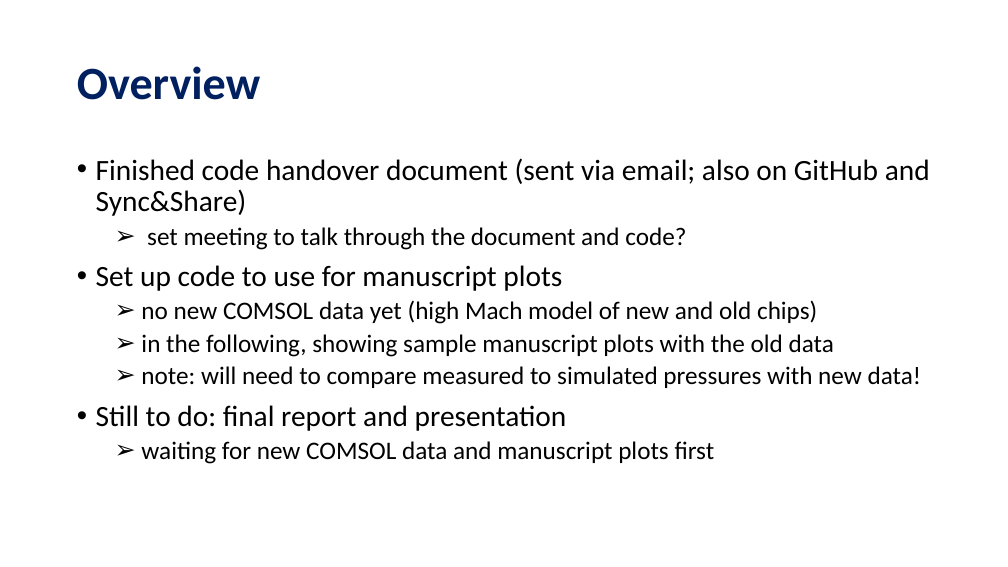
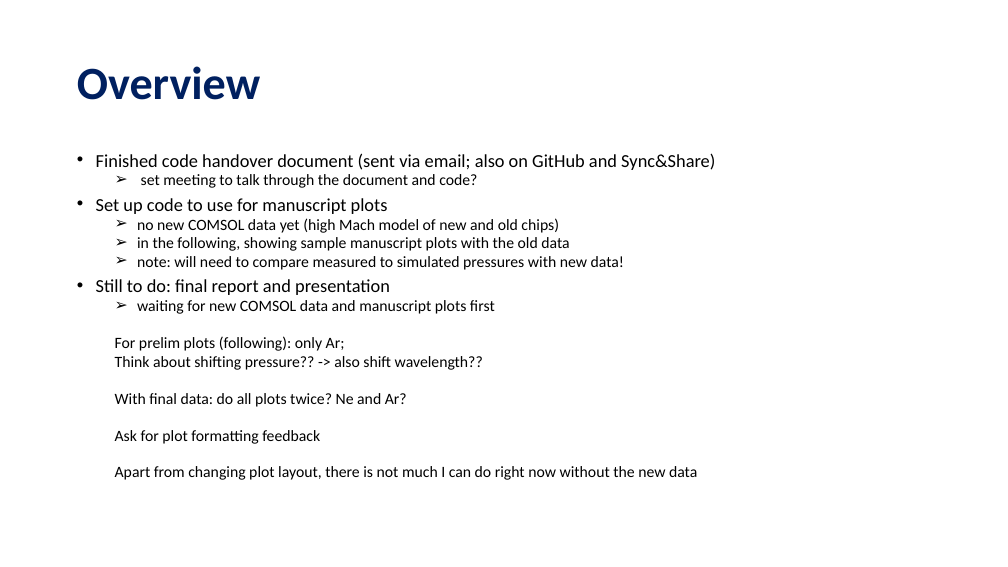
Before and after one commit to david-f-amorim/Simulating-THG-of-few-femtosecond-pulses-in-a-noble-gas-, a slide deck: slide 2 of presentations/DESY - Week 7.pptx. Drawn at 1008x567 pixels with LibreOffice and Linux fonts; fonts in the diff are those of the drawing. Boxes give left, top, right and bottom in pixels: in the first picture for what was removed or moved away, otherwise in the second. Text is boxed around its words. In the diff, an @@ line names an element or a change of style, - is before the commit and + after.

Commit message:
updated report and PP

```diff
--- a/presentations/DESY - Week 7.pptx
+++ b/presentations/DESY - Week 7.pptx
@@ text at (96,153,715,314): size 28 to 17.5 pt in "Finished code handover document (sent via email; ...", "Set up code to use for manuscript ...", "Still to do: final report and presentation"; size 24 to 15 pt in "set meeting to talk through the document ...", "no new COMSOL data yet (high Mach ...", "in the following, showing sample manuscript plots ...", "note: will need to compare measured to ..." and 1 more places; line spacing 0.9 to 0.7 @@
@@ text at (115,336,697,480): paragraphs added @@
+  For prelim plots (following): only Ar;
+  Think about shifting pressure?? -> also shift wavelength??
+  With final data: do all plots twice? Ne and Ar?
+  Ask for plot formatting feedback
+  Apart from changing plot layout, there is not much I can do right now without the new data
```
Also in this commit, not shown: 1 other slide changed, 7 slides added, 17 other files.
